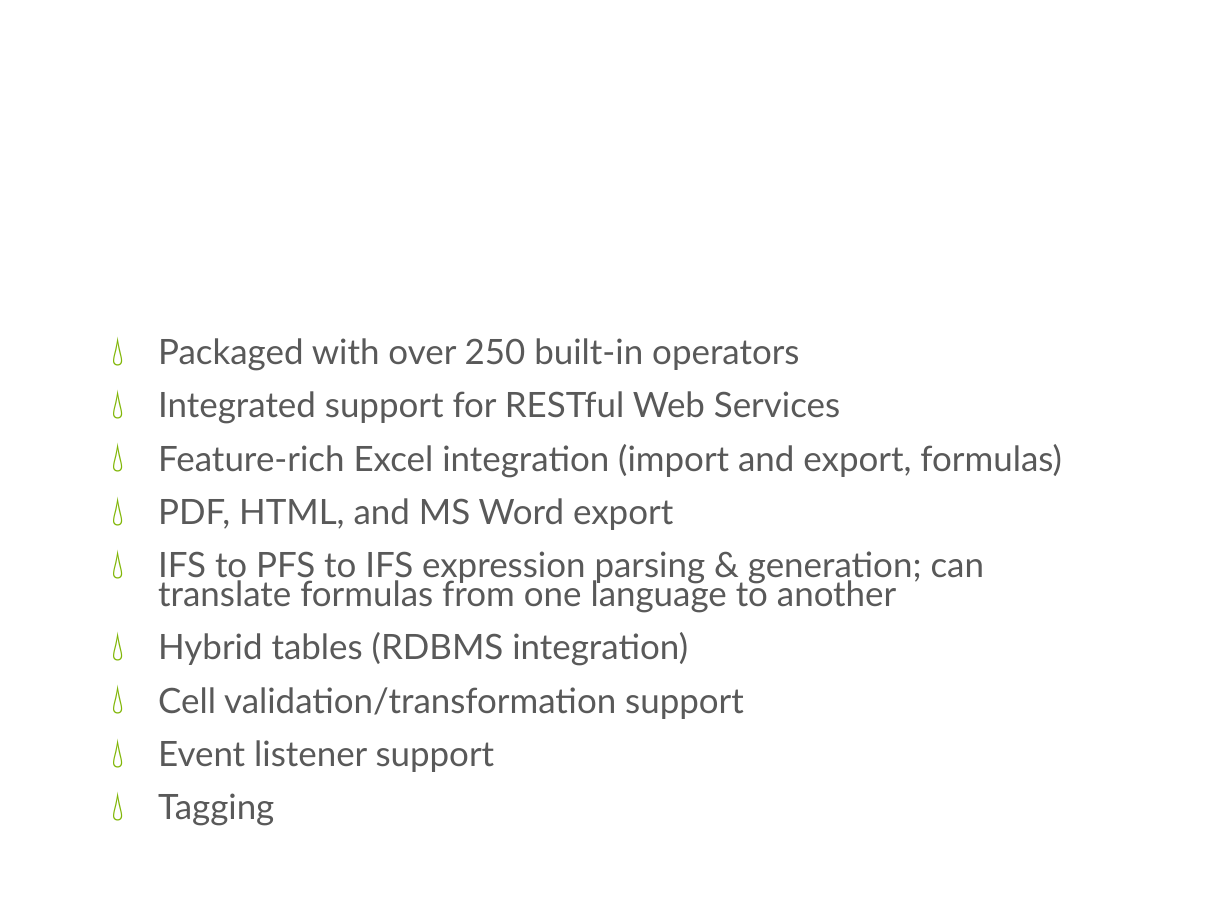
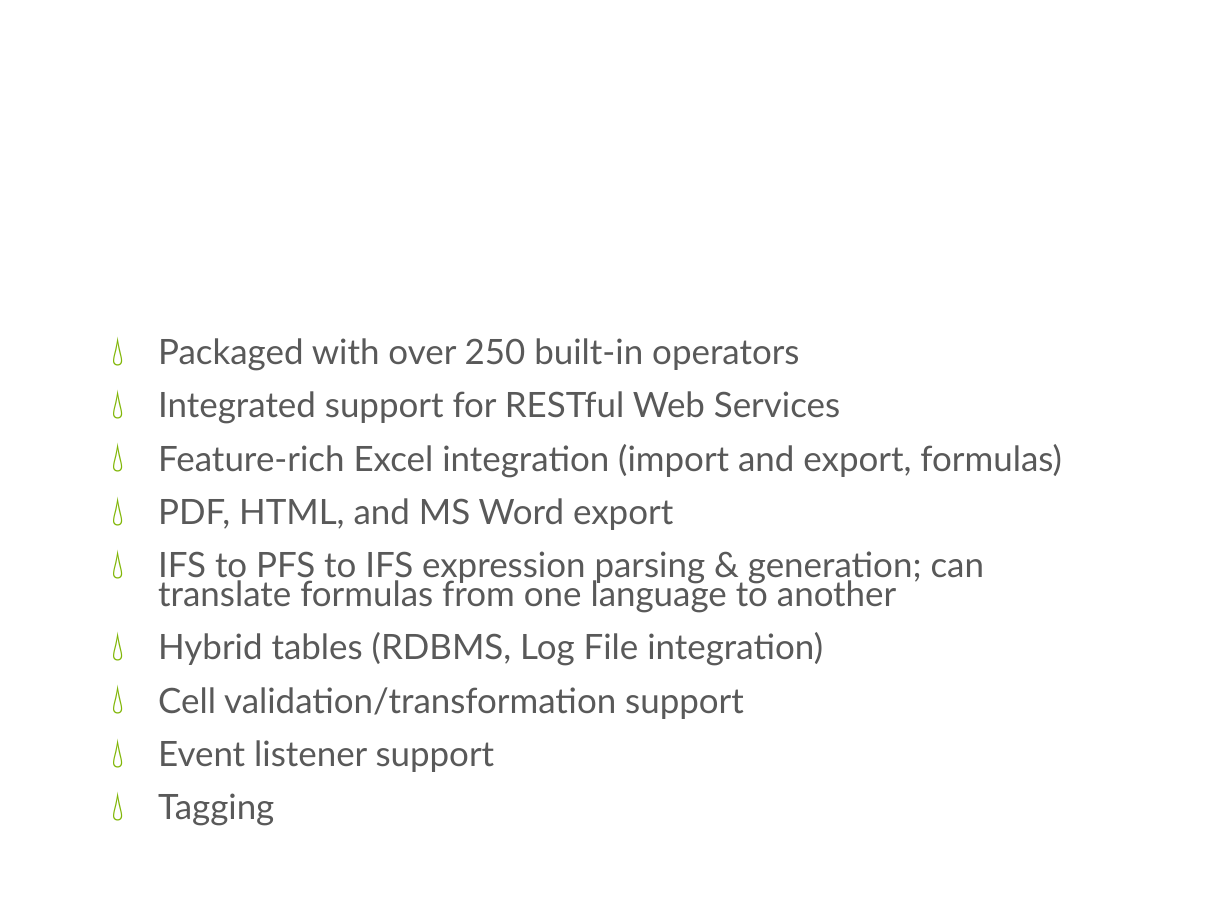
Before and after one commit to cdswindell/tms, a slide deck: slide 5 of doc/TMS Overview.pptx (slide 3 before the commit). Drawn at 1232x924 pixels with LibreOffice and Linux fonts; fonts in the diff are those of the drawing; background and template pictures are left out. Boxes give left, top, right and bottom in pixels: in the first picture for what was removed or moved away, otherwise in the second. Text is boxed around its words. In the diff, an @@ line names an element or a change of style, - is before the commit and + after.

```diff
--- a/doc/TMS Overview.pptx
+++ b/doc/TMS Overview.pptx
@@ text at [158, 632, 823, 666]: text changed @@
-💧 Hybrid tables (RDBMS integration)
+💧 Hybrid tables (RDBMS, Log File integration)
```
Also in this commit, not shown: 2 other slides changed, 1 slide added, 3 other files.
